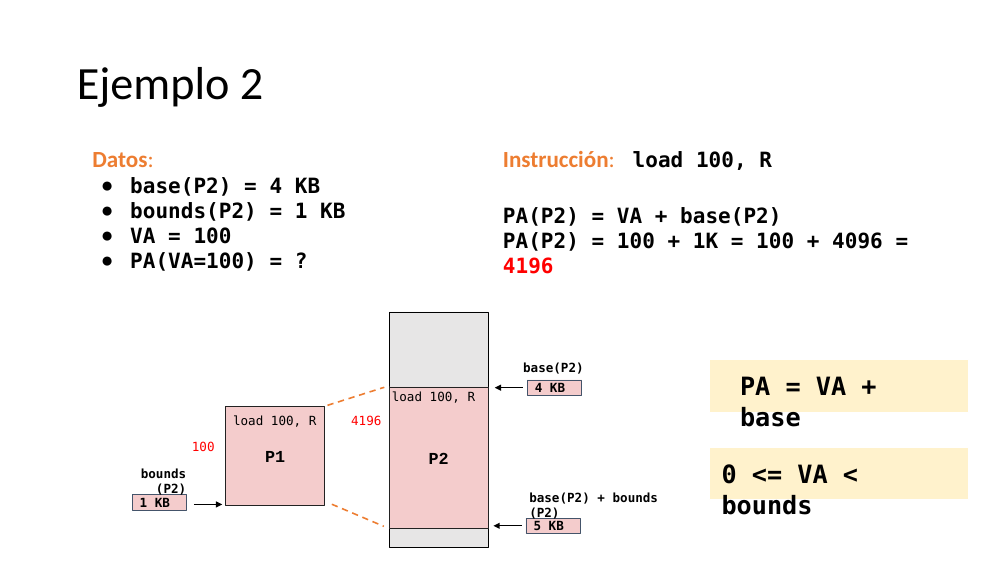
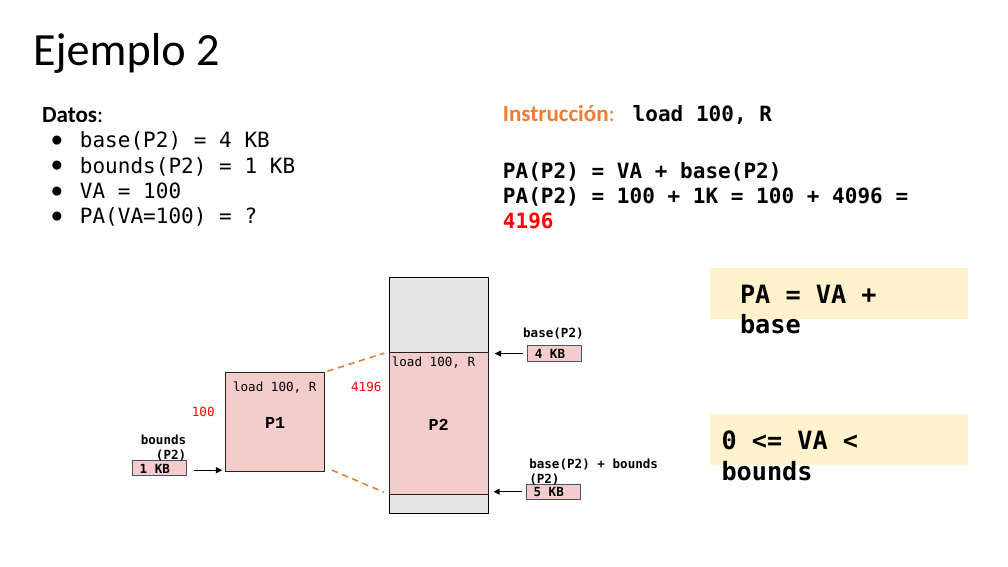
Before and after one commit to udea-so/apuntes_2026-2_SO-virtual, a slide deck: slide 12 of clase_09/SO_apuntes_clase9.pptx (slide 11 before the commit). Drawn at 1008x567 pixels with LibreOffice and Linux fonts; fonts in the diff are those of the drawing. Boxes give left, top, right and bottom in pixels: in the first picture for what was removed or moved away, otherwise in the second. Text is boxed around its words. In the diff, an @@ line names an element or a change of style, - is before the commit and + after.

```diff
--- a/clase_09/SO_apuntes_clase9.pptx
+++ b/clase_09/SO_apuntes_clase9.pptx
@@ title "Ejemplo 2": place and size @@
-title "Ejemplo 2" at (77, 67, 263, 107)
+title "Ejemplo 2" at (33, 33, 219, 73)
@@ text "Datos:": place and size @@
-text "Datos:" at (92, 152, 345, 271)
+text "Datos:" at (42, 107, 295, 226)
@@ text "Datos:" at (42, 107, 295, 226): text colour #ED7D31 to #000000 in "Datos:"; bold off in "base(P2) = 4 KB", "bounds(P2) = 1 KB", "VA = 100", "PA(VA=100) = ?" @@
@@ text "Instrucción: load 100, R": place and size @@
-text "Instrucción: load 100, R" at (503, 151, 772, 170)
+text "Instrucción: load 100, R" at (503, 105, 772, 124)
@@ text "PA(P2) = VA + base(P2)": place and size @@
-text "PA(P2) = VA + base(P2)" at (503, 207, 883, 274)
+text "PA(P2) = VA + base(P2)" at (503, 162, 883, 229)
@@ rectangle: place and size @@
-rectangle at (709, 360, 969, 413)
+rectangle at (709, 267, 969, 320)
@@ text "PA = VA + base": place and size @@
-text "PA = VA + base" at (740, 376, 846, 432)
+text "PA = VA + base" at (740, 284, 846, 339)
@@ 10 rectangles, 5 texts, 3 arrows, 2 lines: place and size @@
-10 rectangles, 5 texts, 3 arrows, 2 lines at (101, 312, 969, 548)
+10 rectangles, 5 texts, 3 arrows, 2 lines at (101, 278, 969, 513)
```
Also in this commit, not shown: 46 other slides changed, 12 slides added, 1 slide removed, 6 other files.
